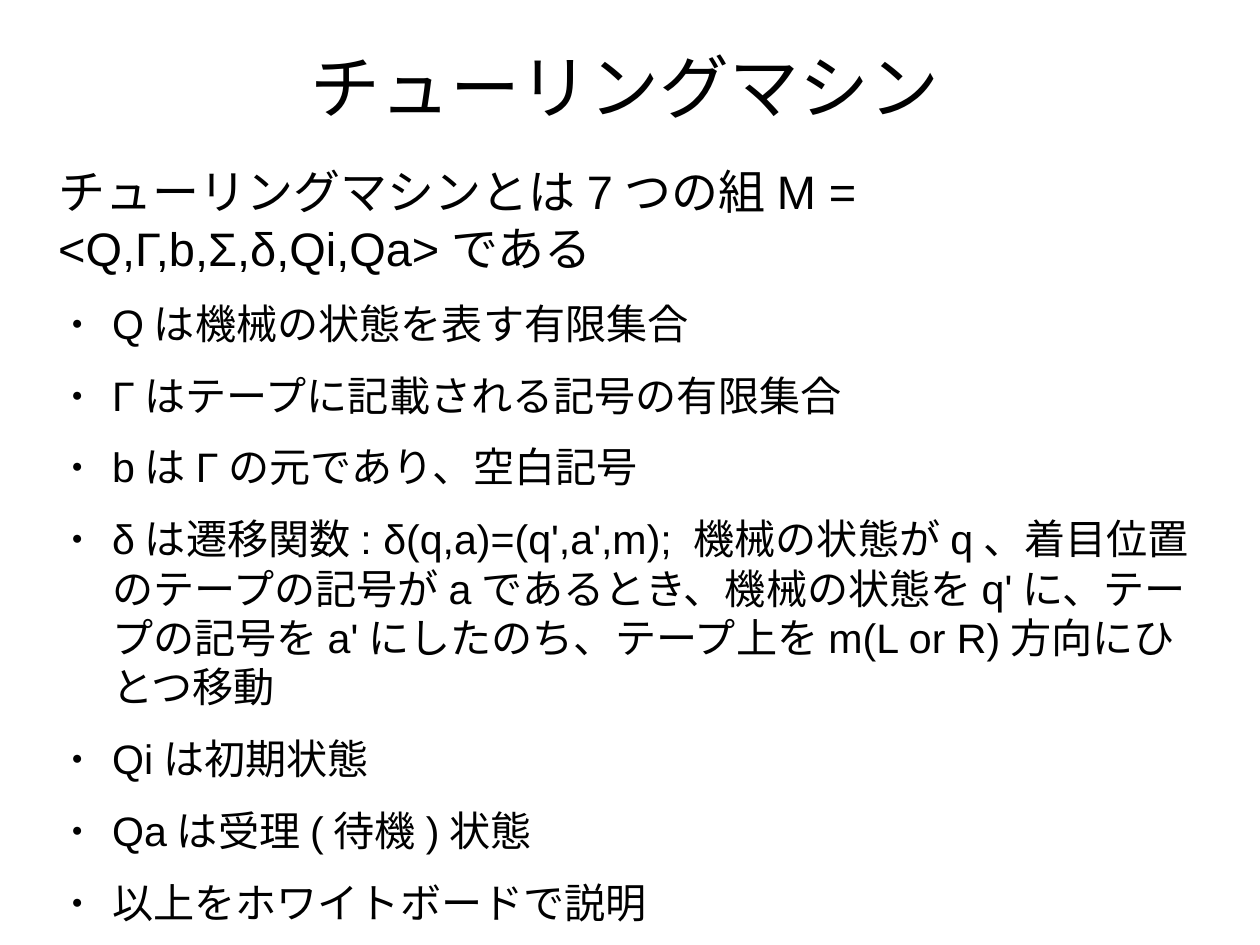
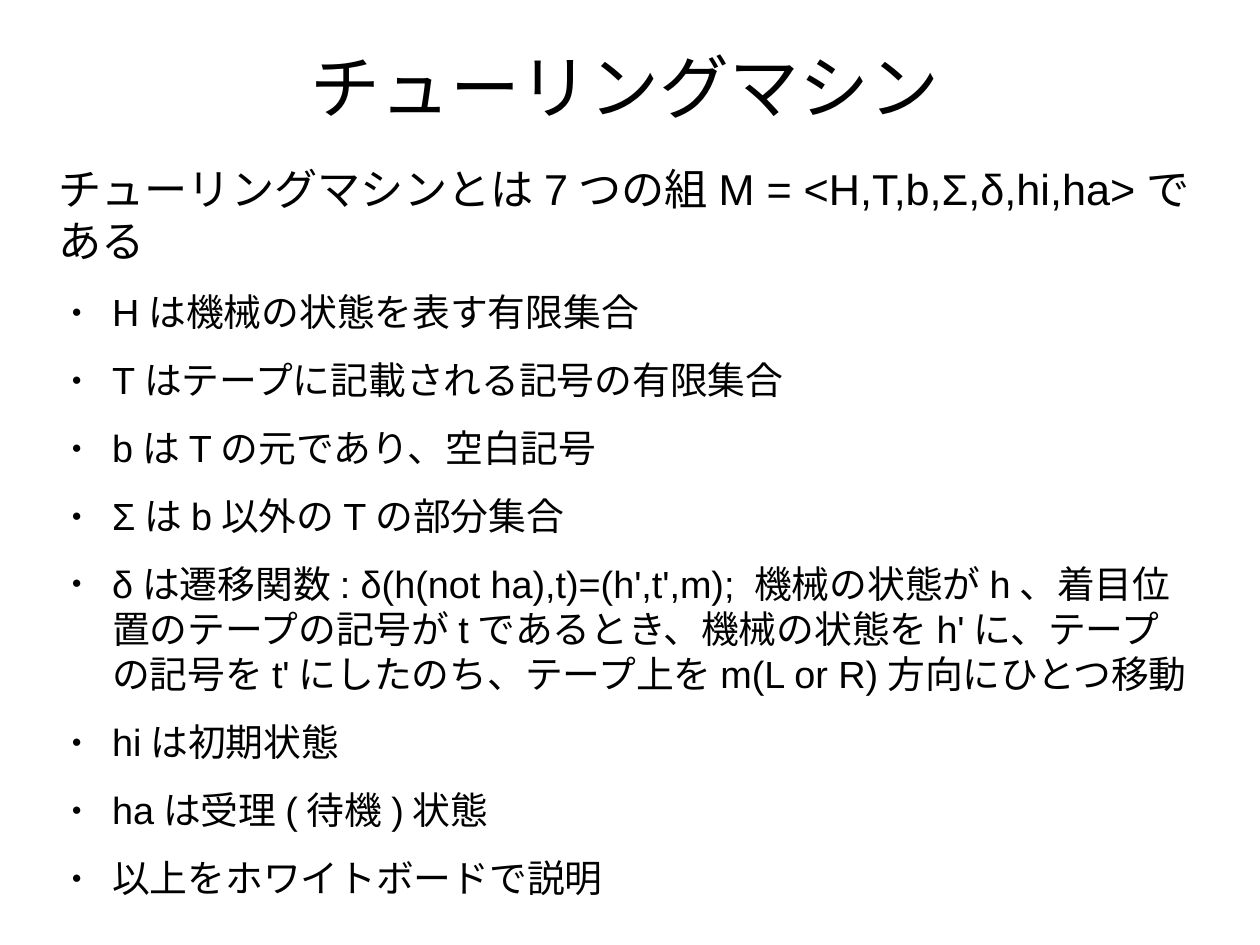
Before and after one commit to kouamano/Lecture_chishikikouzouka, a slide deck: slide 4 of turing.odp. Drawn at 1260x945 pixels with LibreOffice and Linux fonts; fonts in the diff are those of the drawing. Boxes give left, top, right and bottom in pixels: in the first picture for what was removed or moved away, otherwise in the second. Text is boxed around its words. In the diff, an @@ line names an element or a change of style, - is before the commit and + after.

```diff
--- a/turing.odp
+++ b/turing.odp
@@ text at bbox=[58, 169, 1189, 827]: text changed; size 25.9 to 23.8 pt @@
-チューリングマシンとは7つの組M = <Q,Γ,b,Σ,δ,Qi,Qa>である
-● Qは機械の状態を表す有限集合
-● Γはテープに記載される記号の有限集合
-● bはΓの元であり、空白記号
-● δは遷移関数: δ(q,a)=(q',a',m); 機械の状態がq、着目位置のテープの記号がaであるとき、機械の状態をq'に、テープの記号をa'にしたのち、テープ上をm(L or R)方向にひとつ移動
-● Qiは初期状態
-● Qaは受理(待機)状態
+チューリングマシンとは7つの組M = <H,T,b,Σ,δ,hi,ha>である
+● Hは機械の状態を表す有限集合
+● Tはテープに記載される記号の有限集合
+● bはTの元であり、空白記号
+● Σはb以外のTの部分集合
+● δは遷移関数: δ(h(not ha),t)=(h',t',m); 機械の状態がh、着目位置のテープの記号がtであるとき、機械の状態をh'に、テープの記号をt'にしたのち、テープ上をm(L or R)方向にひとつ移動
+● hiは初期状態
+● haは受理(待機)状態
@@ text at bbox=[112, 860, 603, 895]: size 25.9 to 23.8 pt in "以上をホワイトボードで説明" @@
```
Also in this commit, not shown: 1 other file.
